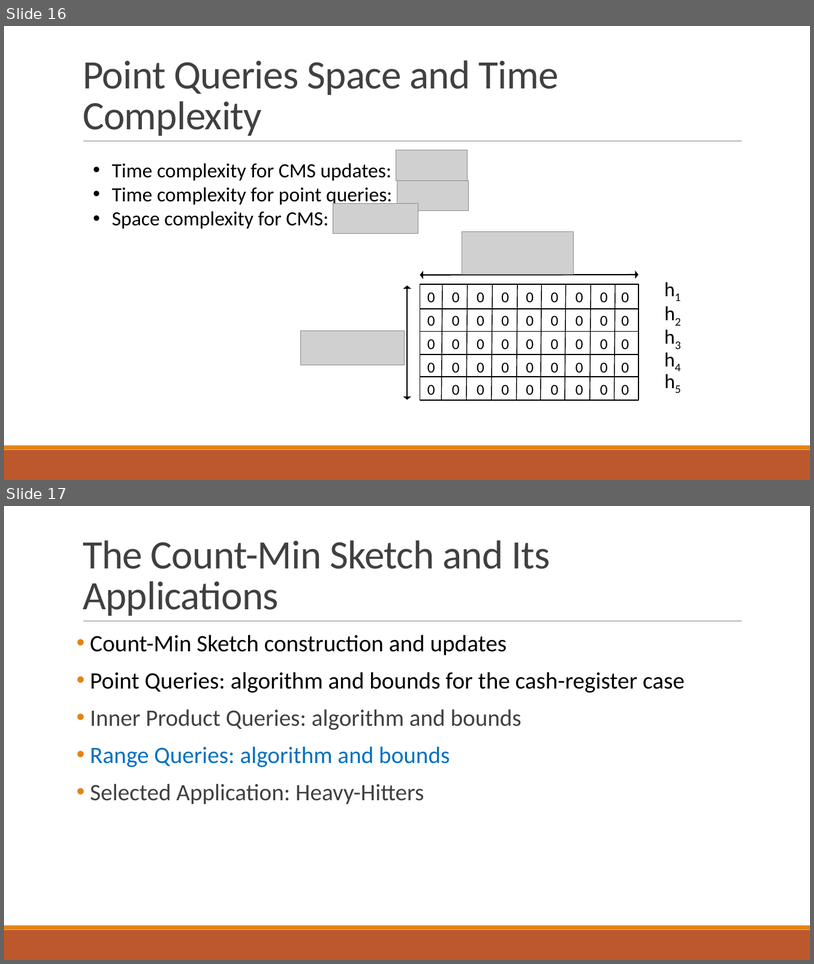
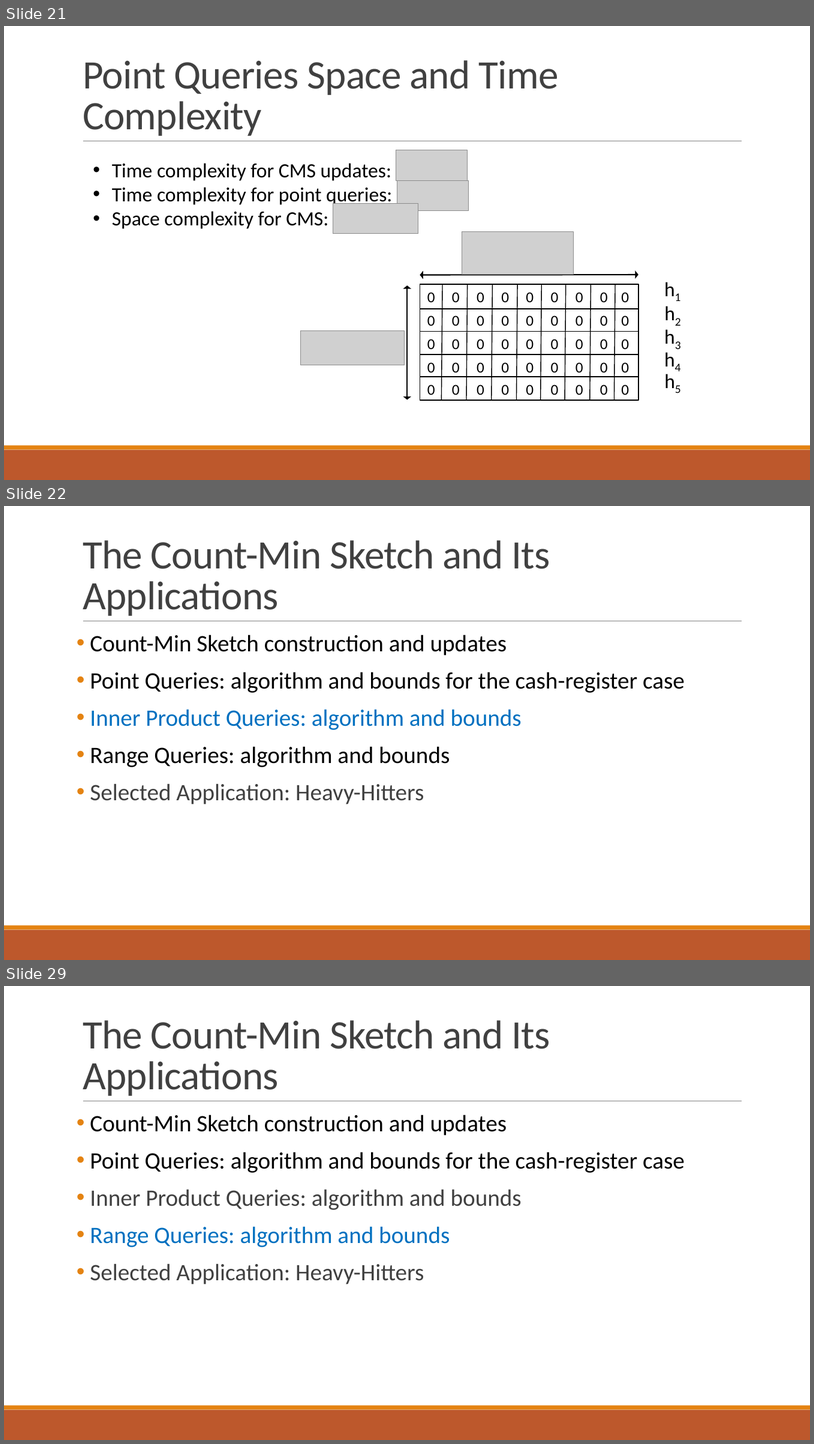
Before and after one commit to ewagner46/count_min_sketch_technical_summary, a slide deck: count_min_sketch_talk_EW.pptx. Shown one above the other, each under a label of ours: slides 16 and 17 before the commit, slides 21, 22 and 29 after it; the slides between them are not shown. The pictures are 814x964 and 814x1444 pixels, drawn with LibreOffice and Linux fonts; fonts in the diff are those of the drawing; grey boxes stand for pictures. Boxes give left, top, right and bottom in pixels: in the first picture for what was removed or moved away, otherwise in the second. Text is boxed around its words. In the diff, an @@ line names an element or a change of style, - is before the commit and + after.

```diff
--- a/count_min_sketch_talk_EW.pptx
+++ b/count_min_sketch_talk_EW.pptx
@@ slide 22 added at [4, 506, 810, 960], background #FFFFFF; not listed: 3 template elements that a slide beside it also shows @@
@@ title added at [83, 540, 550, 616], 48 pt, text #404040 @@
+The Count-Min Sketch and Its Applications
@@ text added at [90, 634, 685, 804], 28 pt, text #000000 @@
+• Count-Min Sketch construction and updates
+• Point Queries: algorithm and bounds for the cash-register case
+• Inner Product Queries: algorithm and bounds
+• Range Queries: algorithm and bounds
+• Selected Application: Heavy-Hitters
@@ what was slide 16 is now slide 21 @@
@@ what was slide 17 is now slide 29 @@
```
Also in this commit, not shown: 11 other slides added.
